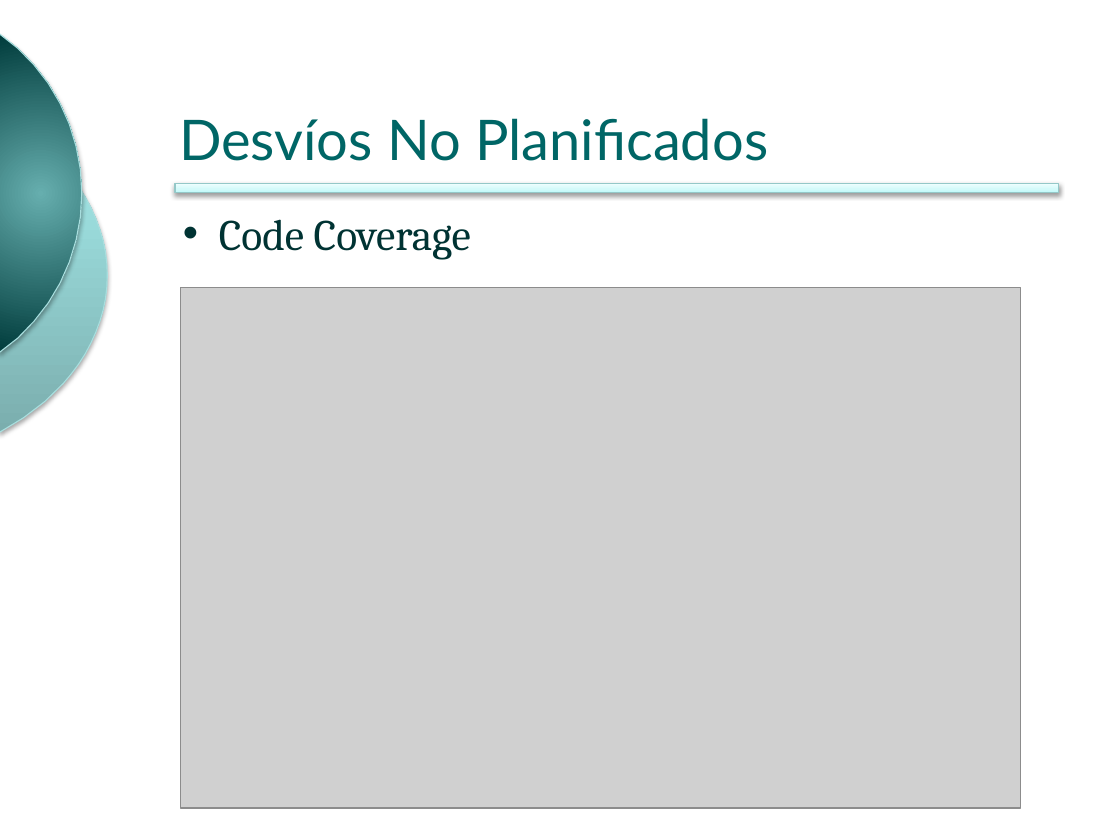
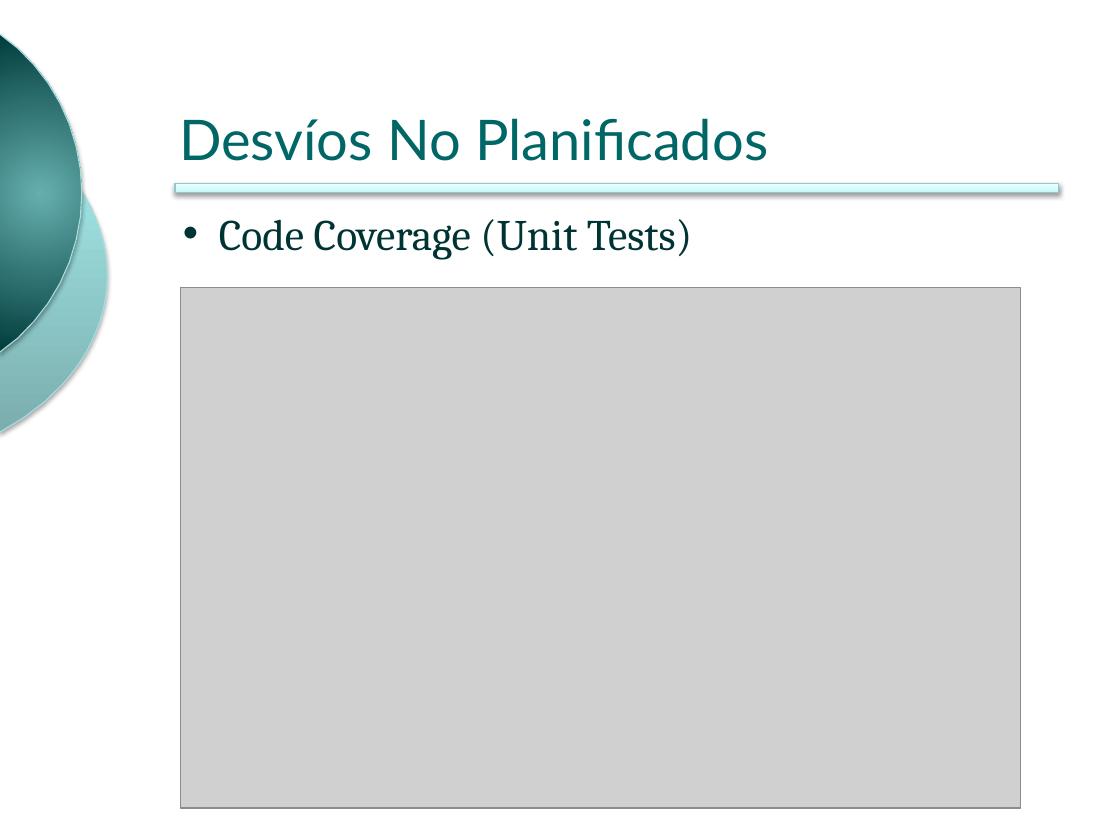
Before and after one commit to ingevy/taller-desarrollo-proyectos-ii-2do-2010, a slide deck: slide 8 of presentations/presentacionFinal.pptx (slide 11 before the commit). Drawn at 1120x840 pixels with LibreOffice and Linux fonts; fonts in the diff are those of the drawing; grey boxes stand for pictures; background and template pictures are left out. Boxes give left, top, right and bottom in pixels: in the first picture for what was removed or moved away, otherwise in the second. Text is boxed around its words. In the diff, an @@ line names an element or a change of style, - is before the commit and + after.

```diff
--- a/presentations/presentacionFinal.pptx
+++ b/presentations/presentacionFinal.pptx
@@ text at bbox=[219, 219, 692, 260]: text changed @@
-• Code Coverage
+• Code Coverage (Unit Tests)
```
Also in this commit, not shown: 6 other slides changed, 4 slides removed, 3 other files.
